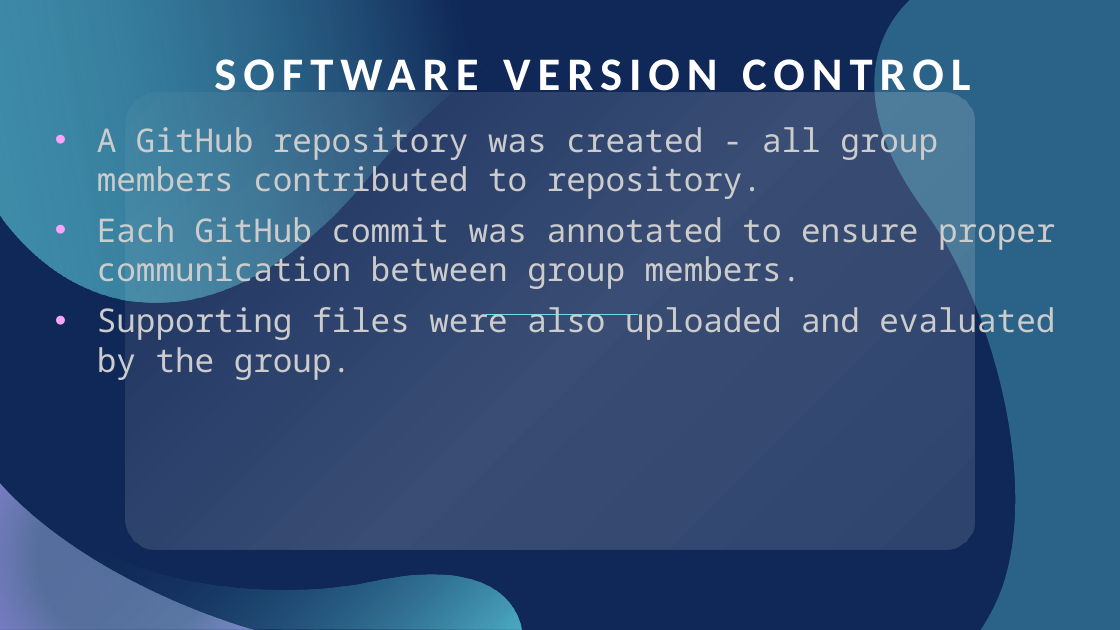
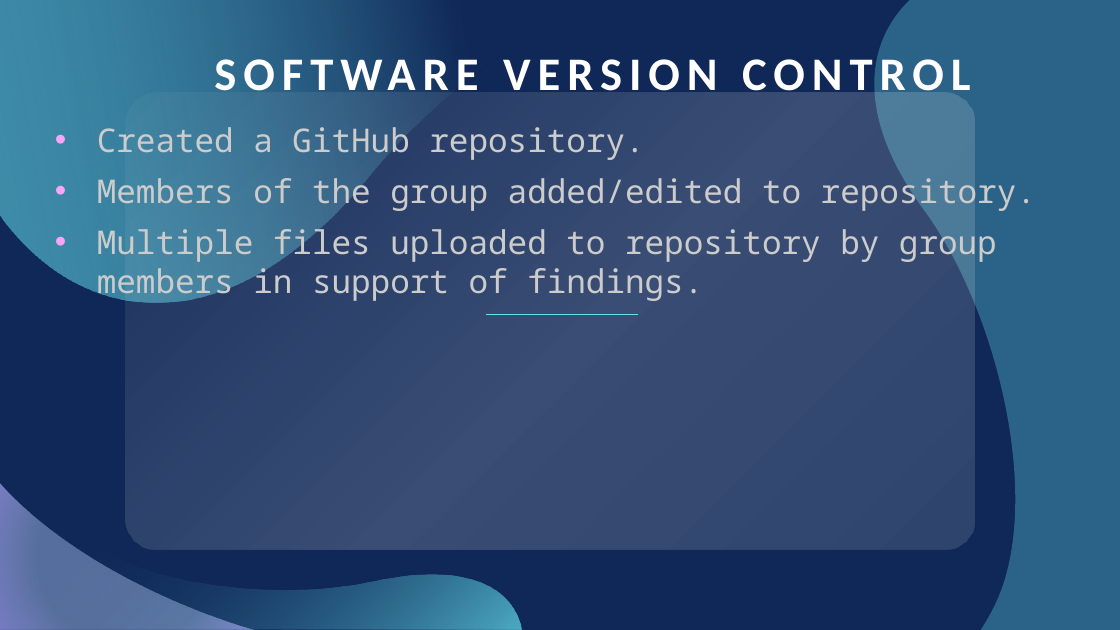
Before and after one commit to itsakcode/healthcare_project, a slide deck: slide 29 of Project_2_Presentation.pptx (slide 17 before the commit). Drawn at 1120x630 pixels with LibreOffice and Linux fonts; fonts in the diff are those of the drawing. Boxes give left, top, right and bottom in pixels: in the first picture for what was removed or moved away, otherwise in the second. Text is boxed around its words. In the diff, an @@ line names an element or a change of style, - is before the commit and + after.

```diff
--- a/Project_2_Presentation.pptx
+++ b/Project_2_Presentation.pptx
@@ subtitle at box(97, 127, 1036, 303): text changed @@
-• A GitHub repository was created - all group members contributed to repository.
-• Each GitHub commit was annotated to ensure proper communication between group members.
-• Supporting files were also uploaded and evaluated by the group.
+• Created a GitHub repository.
+• Members of the group added/edited to repository.
+• Multiple files uploaded to repository by group members in support of findings.
```
Also in this commit, not shown: 6 other slides changed, 17 slides added, 5 slides removed.
